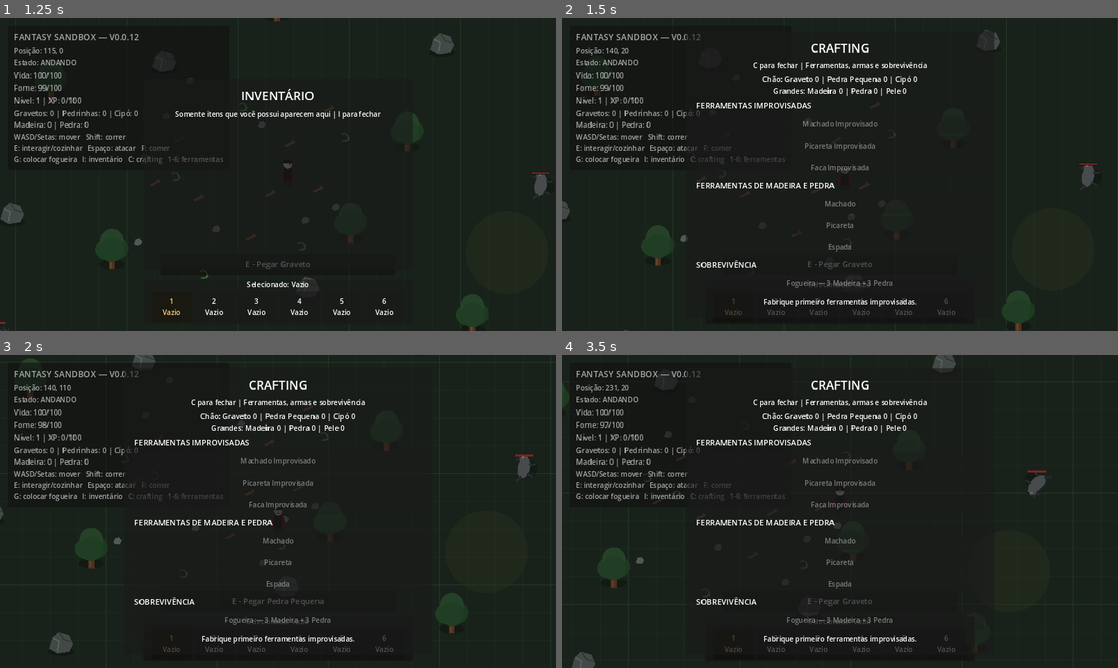
Above: before the commit, frames 1-4 (two rows, left to right).
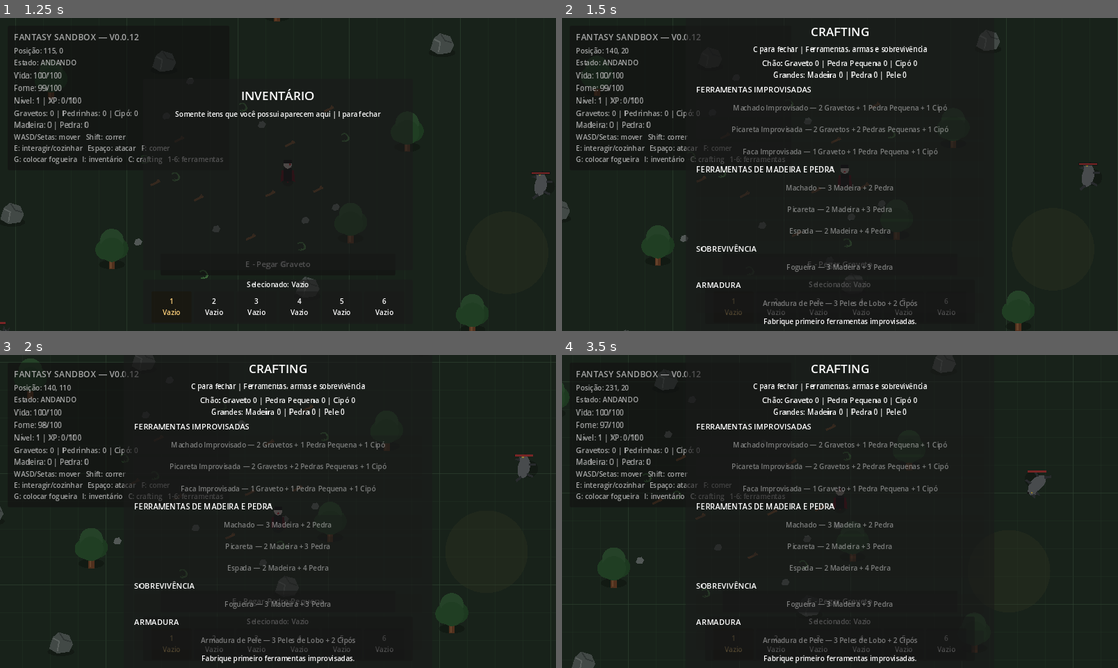
Above: after the commit, the same moments.

Repository: janduyankiingles-ops/Fantasy-Sandbox
Game: Godot game, scene res://scenes/main.tscn
Two runs of this game, one before a commit and one after it. Both use one fixed random seed, a clock stepped at 60 frames per second and the inputs below.
Inputs:
- Up to frame 1 (1.25 s): tap Enter at 0.5 s; hold D from 0.53 s (still down); tap I at 0.6 s; tap Space at 0.77 s
- Up to frame 2 (1.5 s): release D at 1.28 s; hold S from 1.28 s (still down); tap C at 1.35 s
- Up to frame 3 (2 s): keep holding S; tap Space at 1.52 s
- Up to frame 4 (3.5 s): release S at 2.03 s; hold D 2.03-2.78 s; tap G at 2.1 s; hold W from 2.78 s (still down); tap 1 at 2.85 s; tap Space at 3.02 s

Frame 1 is identical in both runs. In frame 2, 5.3% of the frame differs, in the area x 24-77%, y 3-99%; in frame 3, 5.4%; in frame 4, 5.4%, in the area x 24-71%, y 0-99%.
Error before the commit: Invalid access to property or key 'pressed' on a base object of type 'null instance'. (res://scripts/crafting_ui.gd:39)

Commit message:
v0.0.13: show wolf armor in crafting UI

Diff:
--- a/scenes/crafting_ui.tscn
+++ b/scenes/crafting_ui.tscn
@@ -62,7 +62,7 @@
 [node name="Resources" type="Label" parent="CraftingPanel/Margin/VBox"]
 layout_mode = 2
 theme_override_font_sizes/font_size = 17
-text = "Chão: Graveto 0 | Pedra Pequena 0 | Cipó 0\nGrandes: Madeira 0 | Pedra 0"
+text = "Chão: Graveto 0 | Pedra Pequena 0 | Cipó 0\nGrandes: Madeira 0 | Pedra 0 | Pele 0"
 horizontal_alignment = 1
 
 [node name="Recipes" type="VBoxContainer" parent="CraftingPanel/Margin/VBox"]
@@ -119,6 +119,16 @@
 custom_minimum_size = Vector2(0, 44)
 text = "Fogueira — 3 Madeira + 3 Pedra"
 
+[node name="ArmorTitle" type="Label" parent="CraftingPanel/Margin/VBox/Recipes"]
+layout_mode = 2
+theme_override_font_sizes/font_size = 18
+text = "ARMADURA"
+
+[node name="WolfArmorButton" type="Button" parent="CraftingPanel/Margin/VBox/Recipes"]
+layout_mode = 2
+custom_minimum_size = Vector2(0, 44)
+text = "Armadura de Pele — 3 Peles de Lobo + 2 Cipós"
+
 [node name="Status" type="Label" parent="CraftingPanel/Margin/VBox"]
 layout_mode = 2
 text = "Fabrique primeiro ferramentas improvisadas."
